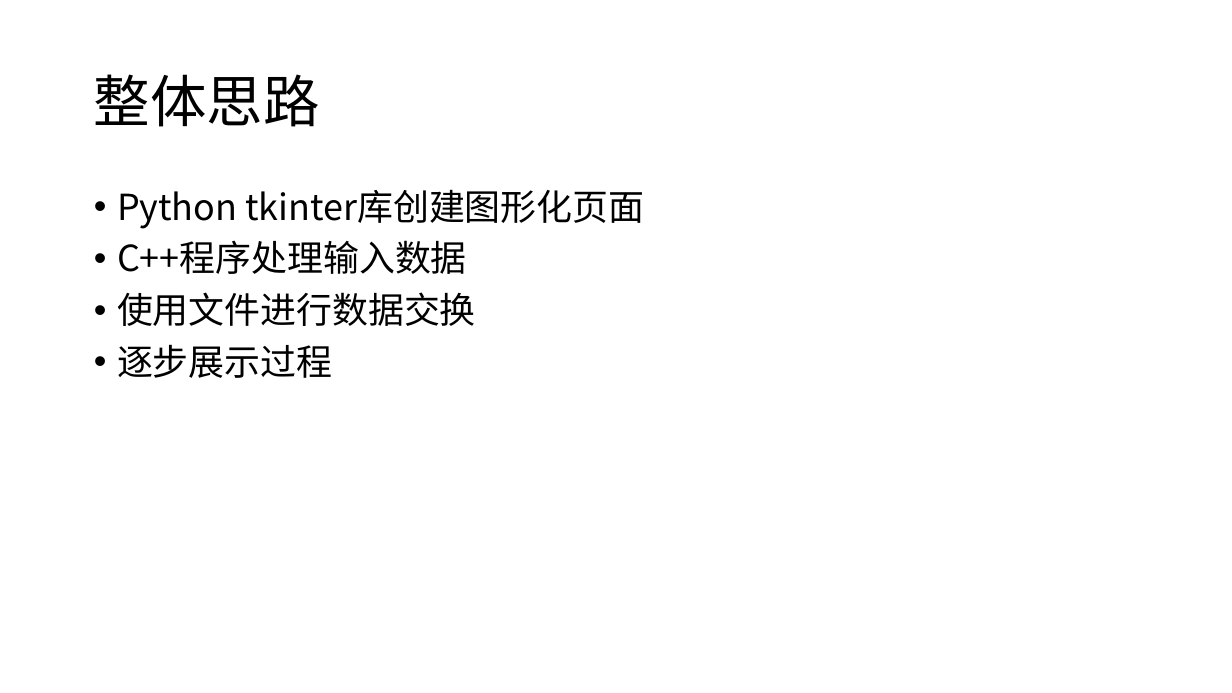
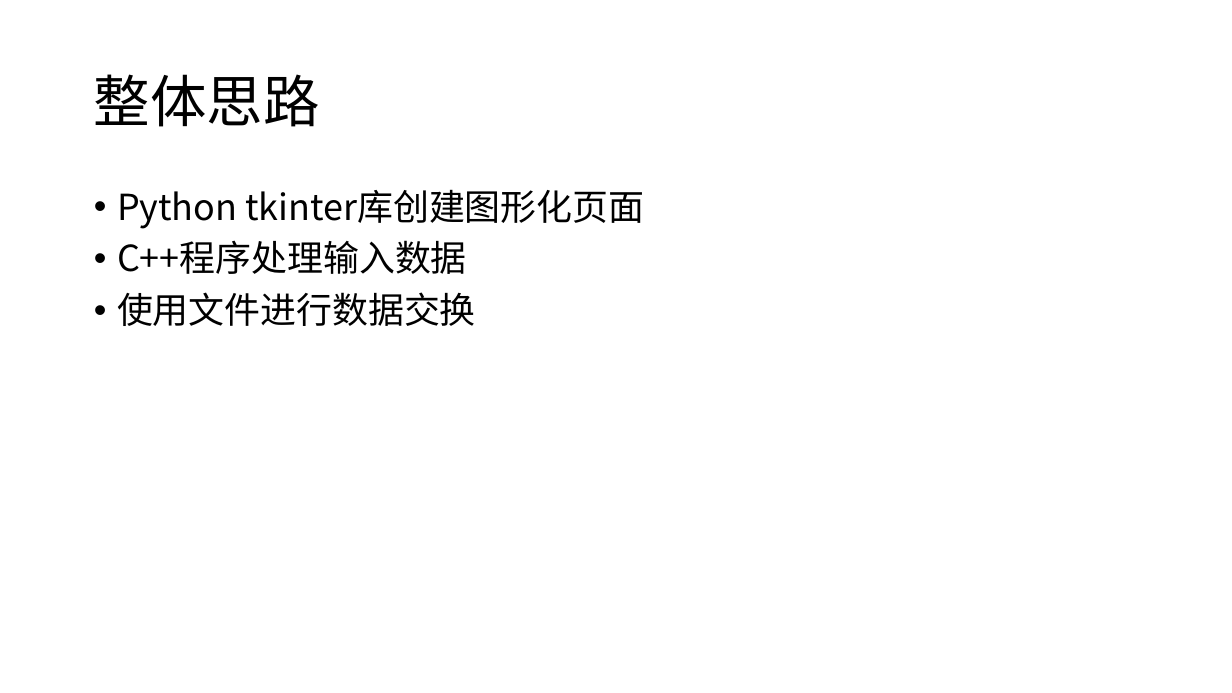
Before and after one commit to illusionary-ux/College_Work, a slide deck: slide 2 of Data_Structure/Huffman.pptx. Drawn at 1232x693 pixels with LibreOffice and Linux fonts; fonts in the diff are those of the drawing. Boxes give left, top, right and bottom in pixels: in the first picture for what was removed or moved away, otherwise in the second. Text is boxed around its words. In the diff, an @@ line names an element or a change of style, - is before the commit and + after.

```diff
--- a/Data_Structure/Huffman.pptx
+++ b/Data_Structure/Huffman.pptx
@@ text at <box>117,344,332,378</box>: paragraph removed @@
-• 逐步展示过程
```
Also in this commit, not shown: 2 slides added, 1 slide removed, 7 other files.
